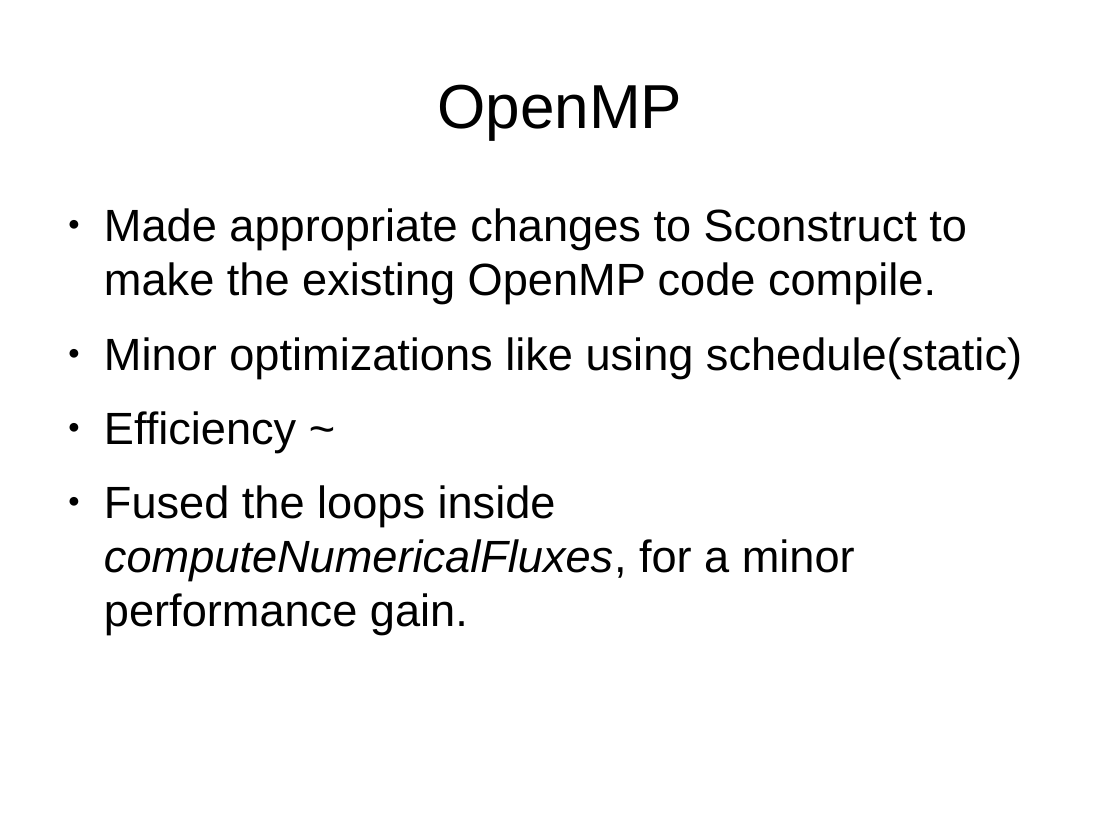
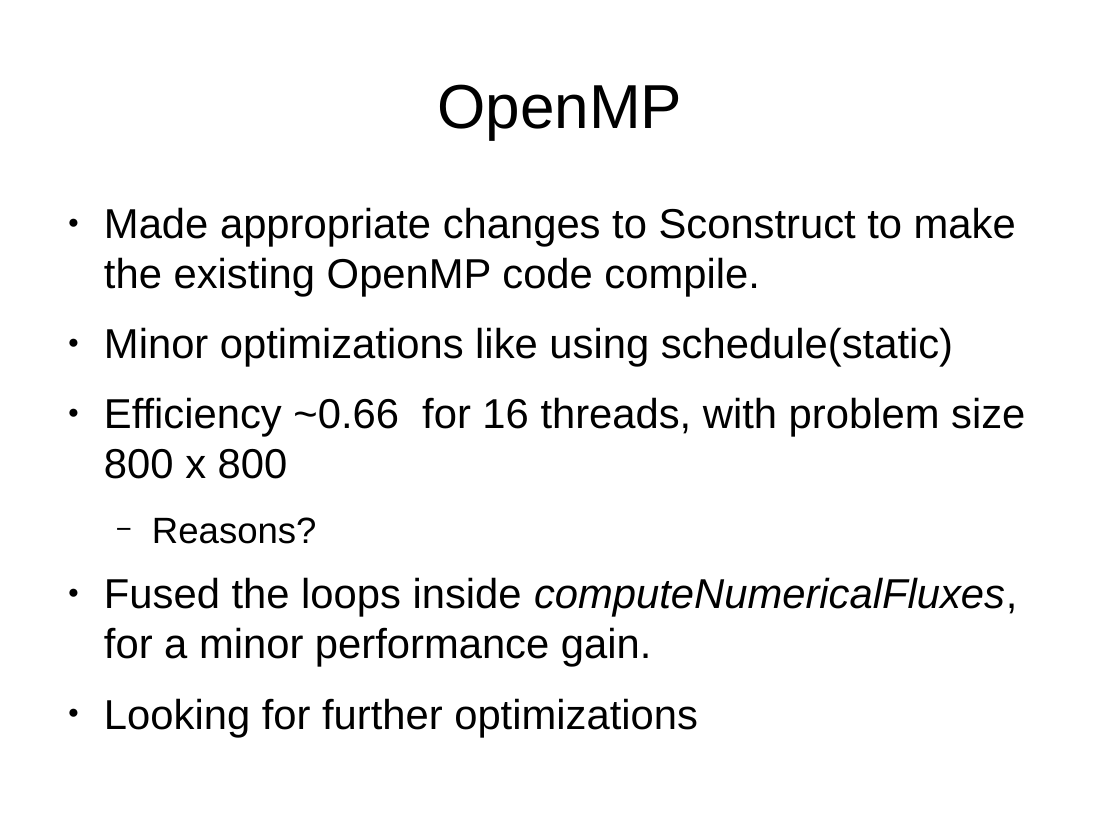
Before and after one commit to gauravk-in/hpc-lab-ws13, a slide deck: slide 5 of Project/ProgressPresentation/ProjectProgress.odp (slide 6 before the commit). Drawn at 1120x840 pixels with LibreOffice and Linux fonts; fonts in the diff are those of the drawing. Boxes give left, top, right and bottom in pixels: in the first picture for what was removed or moved away, otherwise in the second. Text is boxed around its words. In the diff, an @@ line names an element or a change of style, - is before the commit and + after.

```diff
--- a/Project/ProgressPresentation/ProjectProgress.odp
+++ b/Project/ProgressPresentation/ProjectProgress.odp
@@ text at bbox=[104, 207, 1025, 667]: paragraph added @@
+● Looking for further optimizations
@@ text at bbox=[104, 207, 1017, 667]: size 32 to 29.6 pt in "Made appropriate changes to Sconstruct to make ...", "Minor optimizations like using schedule(static)", "Fused the loops inside computeNumericalFluxes, for a ..." @@
@@ text at bbox=[104, 397, 1025, 544]: text changed; size 32 to 29.6 pt @@
-● Efficiency ~
+● Efficiency ~0.66 for 16 threads, with problem size 800 x 800
+  − Reasons?
```
Also in this commit, not shown: 2 other slides changed, 2 slides added, 1 slide removed, 2 other files.
